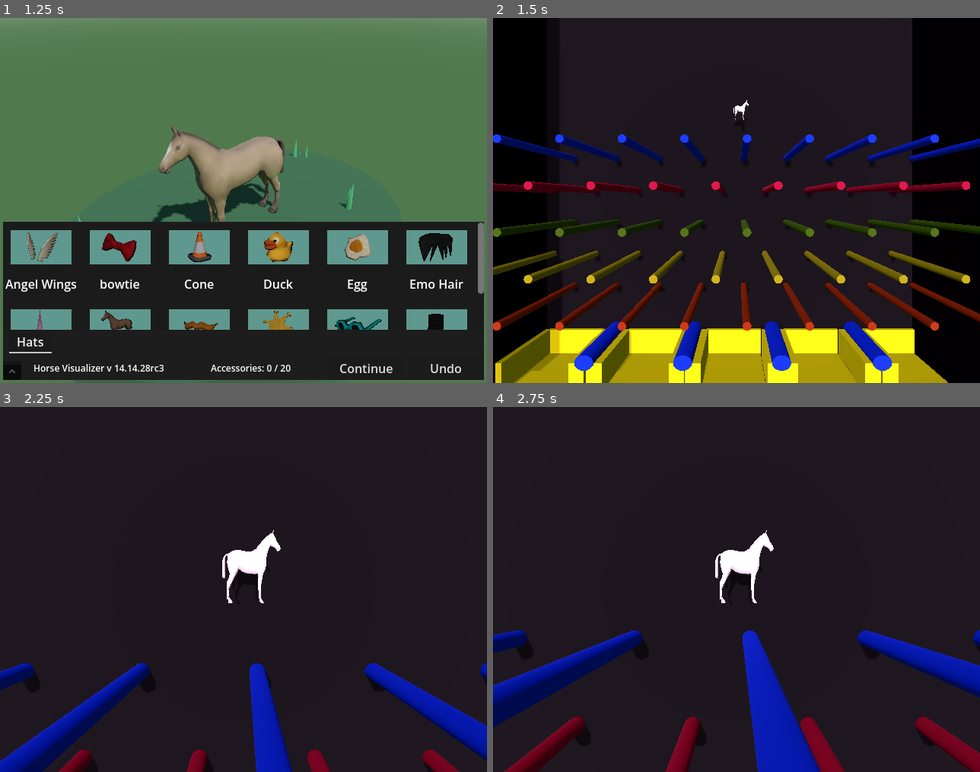
Above: before the commit, frames 1-4 (two rows, left to right).
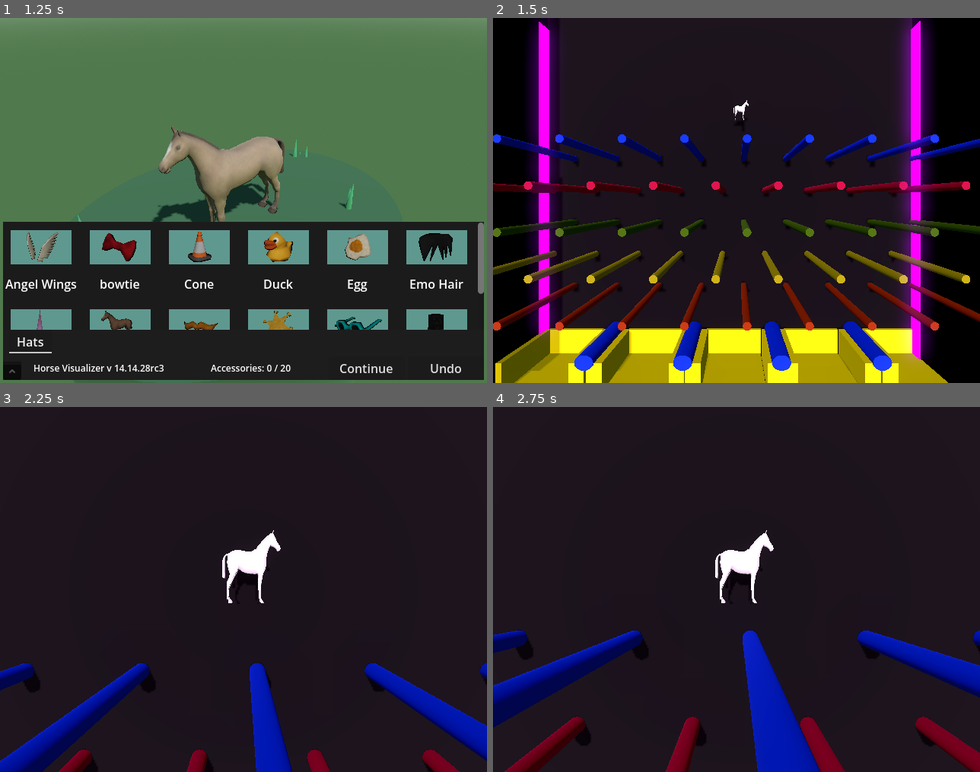
Above: after the commit, the same moments.

Repository: lukewhitingdev/gamejam-Bradys-Day-Out
Game: Godot game, scene res://Maps/MainMenuMap.tscn
The game is run twice, just before and just after one commit, with the same random seed, the same clock (stepped at 60 frames per second) and the same inputs. The engine's default icon, where the game draws it, is replaced by a stand-in: a white triangle on a blue panel in a dark square.
Inputs (mouse positions are in pixels of both pictures, inside the frame that each line leads up to):
- Up to frame 1 (1.25 s): click "Play" at 0.5 s
- Up to frame 2 (1.5 s): click "Continue" at 1.25 s
- Up to frame 3 (2.25 s): tap Enter at 2 s; move the mouse to (350, 571) at 2.02 s; press the mouse at (350, 571) at 2.03 s; hold D (move_right) from 2.03 s (still down)
- Up to frame 4 (2.75 s): keep holding D (move_right)

Frame 1 is identical in both runs. In frame 2, 10% of the frame differs, in the area x 0-91%, y 0-95%; in frame 3, less than 0.1%; in frame 4, less than 0.1%.

Commit message:
Modified glow settings within WorldEnvironment, added lightstrip

Diff:
--- a/app/chopchop/Maps/Plinko.tscn
+++ b/app/chopchop/Maps/Plinko.tscn
@@ -4,8 +4,12 @@
 [ext_resource type="PackedScene" uid="uid://d0encbuxgii3l" path="res://GameObjects/PlinkoHorse.tscn" id="2_vimka"]
 [ext_resource type="PackedScene" uid="uid://bcqaxobqrssin" path="res://GameObjects/PlinkoCup.tscn" id="2_xcrvh"]
 [ext_resource type="PackedScene" uid="uid://wphnss3bggw7" path="res://GameObjects/PlinkoRod.tscn" id="4_xqfex"]
+[ext_resource type="Material" uid="uid://dhoectrgbak70" path="res://Materials/Environment/lightstrip.tres" id="5_2qx7b"]
 
 [sub_resource type="Environment" id="Environment_xrivr"]
+glow_enabled = true
+glow_intensity = 0.61
+glow_bloom = 0.06
 
 [sub_resource type="CameraAttributesPractical" id="CameraAttributesPractical_13qdw"]
 
@@ -54,7 +58,7 @@
 material = SubResource("StandardMaterial3D_3qq0r")
 
 [node name="CSGBox3D2" type="CSGBox3D" parent="." unique_id=1495527021]
-transform = Transform3D(-7.4044856e-06, 1, 0, -169.39488, -4.371139e-08, 0, 0, 0, 138.72176, -12.452592, -5.074761, 2.1946297)
+transform = Transform3D(-7.4044856e-06, 1, 0, -169.39488, -4.371139e-08, 0, 0, 0, 138.72176, -12.436753, -5.074761, 2.1998825)
 use_collision = true
 material = SubResource("StandardMaterial3D_cqq25")
 
@@ -339,3 +343,15 @@
 shadow_opacity = 0.67
 shadow_blur = 6.607
 sky_mode = 1
+
+[node name="CSGBox3D5" type="CSGBox3D" parent="." unique_id=353988635]
+transform = Transform3D(1, 0, 0, 0, 1, 0, 0, 0, 1, 22.569643, 15.908235, -2.0293212)
+material_override = ExtResource("5_2qx7b")
+use_collision = true
+size = Vector3(0.1328125, 30.519043, 1.1181641)
+
+[node name="CSGBox3D6" type="CSGBox3D" parent="." unique_id=114868094]
+transform = Transform3D(1, 0, 0, 0, 1, 0, 0, 0, 1, -11.852607, 15.529817, -2.1216474)
+material_override = ExtResource("5_2qx7b")
+use_collision = true
+size = Vector3(0.1328125, 31.27588, 1.1181641)
--- /dev/null
+++ b/app/chopchop/Materials/Environment/lightstrip.tres
@@ -0,0 +1,10 @@
+[gd_resource type="StandardMaterial3D" format=3 uid="uid://dhoectrgbak70"]
+
+[resource]
+albedo_color = Color(1, 0, 1, 1)
+emission_enabled = true
+emission = Color(0.21816367, 0.0004965168, 0.37253016, 1)
+emission_energy_multiplier = 4.9
+emission_on_uv2 = true
+backlight_enabled = true
+backlight = Color(0.31259155, 0.0422246, 0.23175126, 1)
